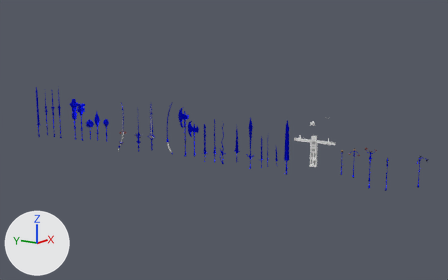
The Blender file WEAPON.blend as it was, and as the next commit left it.
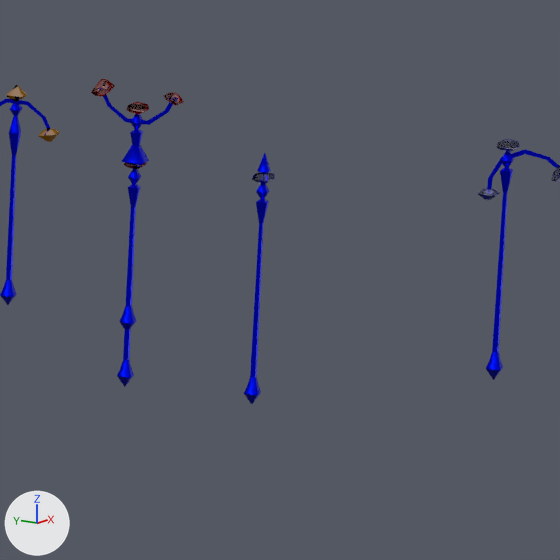
The first picture shows the older version from a 50 mm camera at (-192.1, -108.5, 50.7) aimed at (9.2, 28.0, 3.5). The close-ups show the older and then the newer version on the part from 79% to 95% of the width and 49% to 76% of the height of that picture. Only the edits that show in the close-ups are written down. Every picture has the same lights, and +X, +Y and +Z are marked at lower left.
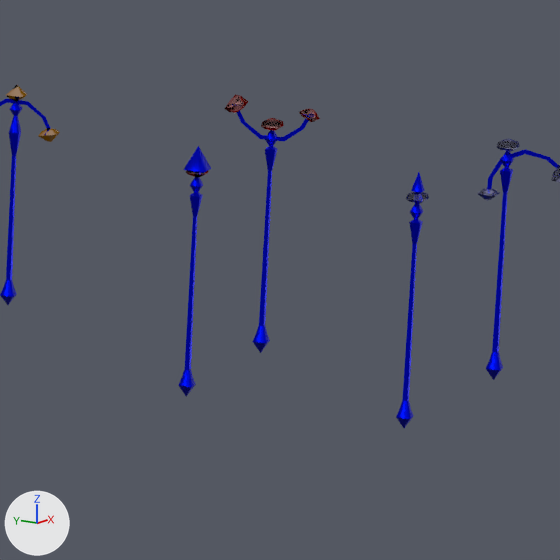
Location of each change, (x1, y1, x2, y2) in pixels of the close-ups (560 x 560 px):
'Cube.015', moved: before (91, 78, 184, 330); after (224, 95, 320, 353)
'Cube.014', moved: before (244, 153, 275, 404); after (396, 172, 429, 428)
'Cube.016', moved: before (117, 145, 149, 387); after (178, 146, 211, 397)

Diff of the bpy script that builds the scene:
```diff
--- a/WEAPON.blend.py
+++ b/WEAPON.blend.py
@@ ob_cube_014 @@
 ob_cube_014 = bpy.data.objects.new('Cube.014', me_cube_014)
-ob_cube_014.location = (0.0, -42.11, 3.32)
+ob_cube_014.location = (0.0, -48.82, 3.32)
 ob_cube_014.scale = (0.101, 0.101, 4.46)
@@ ob_cube_015 @@
 ob_cube_015 = bpy.data.objects.new('Cube.015', me_cube_015)
-ob_cube_015.location = (0.0, -36.32, 3.2)
+ob_cube_015.location = (0.0, -42.38, 3.2)
 ob_cube_015.scale = (0.101, 0.101, 4.46)
@@ ob_cube_016 @@
 ob_cube_016 = bpy.data.objects.new('Cube.016', me_cube_016)
-ob_cube_016.location = (0.0, -36.32, 3.2)
+ob_cube_016.location = (0.0, -39.14, 3.2)
 ob_cube_016.scale = (0.101, 0.101, 4.46)
```
